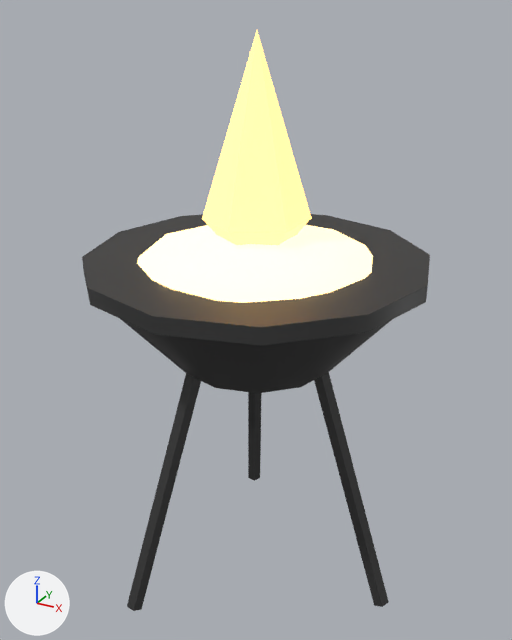
A saved change to the glTF model public/models/world/brazier.glb.
The view is the same before and after, from a 50 mm lens placed at (1.03, -1.877, 1.916), pointed at (-0.011, 0.015, 0.97). Every picture has the same lights, and +X, +Y and +Z are marked at lower left. The first picture is the older version.

Names of what the first picture shows: 'flame', 'glow', 'iron'.
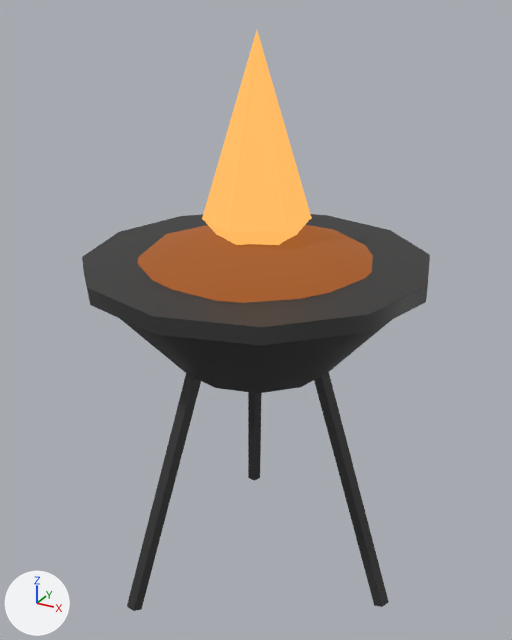
Changed parts and their boxes (x1, y1, x2, y2) in the pictures (512 x 640 px):
```json
{"object": "glow", "change": "recoloured", "before": [137, 225, 373, 303], "after": [137, 225, 373, 303], "on screen": "beige to brown"}
{"object": "flame", "change": "recoloured", "before": [202, 30, 312, 245], "after": [202, 30, 312, 245], "on screen": "darker"}
```

The change, as JSON lines over the scene's bpy script:
```json
{"op": "add", "block": "mat_brazier_flame", "code": ["mat_brazier_flame = principled_material('brazier_flame')", "mat_brazier_flame.base_color = (0.17, 0.035, 0.008)  # brown #733516", "mat_brazier_flame.roughness = 1.0", "mat_brazier_flame.emission_color = (0.95, 0.475, 0.114)  # orange #f9b75f", "mat_brazier_flame.emission_strength = 1.0"]}
{"op": "add", "block": "mat_brazier_coals", "code": ["mat_brazier_coals = principled_material('brazier_coals')", "mat_brazier_coals.base_color = (0.05, 0.012, 0.004)  # brown #3f1d0d", "mat_brazier_coals.roughness = 1.0", "mat_brazier_coals.emission_color = (0.32, 0.0928, 0.016)  # brown #995622", "mat_brazier_coals.emission_strength = 1.0"]}
{"block": "me_glow", "where": "me_glow.from_pydata(...)  # 42 vertices, 80 faces; spans x -0.389..0.393, y -0.425..0.406, z 1.13..1.283"}
{"op": "remove", "block": "me_glow", "code": "me_glow.materials.append(mat_glow)  # beige #ffd795, glowing beige #ffd795"}
{"op": "add", "block": "me_glow", "code": "me_glow.materials.append(mat_brazier_coals)  # brown #3f1d0d, glowing brown #995622"}
{"block": "me_flame", "where": "me_flame.from_pydata(...)  # 19 vertices, 30 faces; spans x -0.147..0.147, y -0.17..0.17, z 1.201..1.864"}
{"op": "remove", "block": "me_flame", "code": "me_flame.materials.append(mat_flame)  # orange #ffc56f, glowing orange #ffc56f"}
{"op": "add", "block": "me_flame", "code": "me_flame.materials.append(mat_brazier_flame)  # brown #733516, glowing orange #f9b75f"}
```
